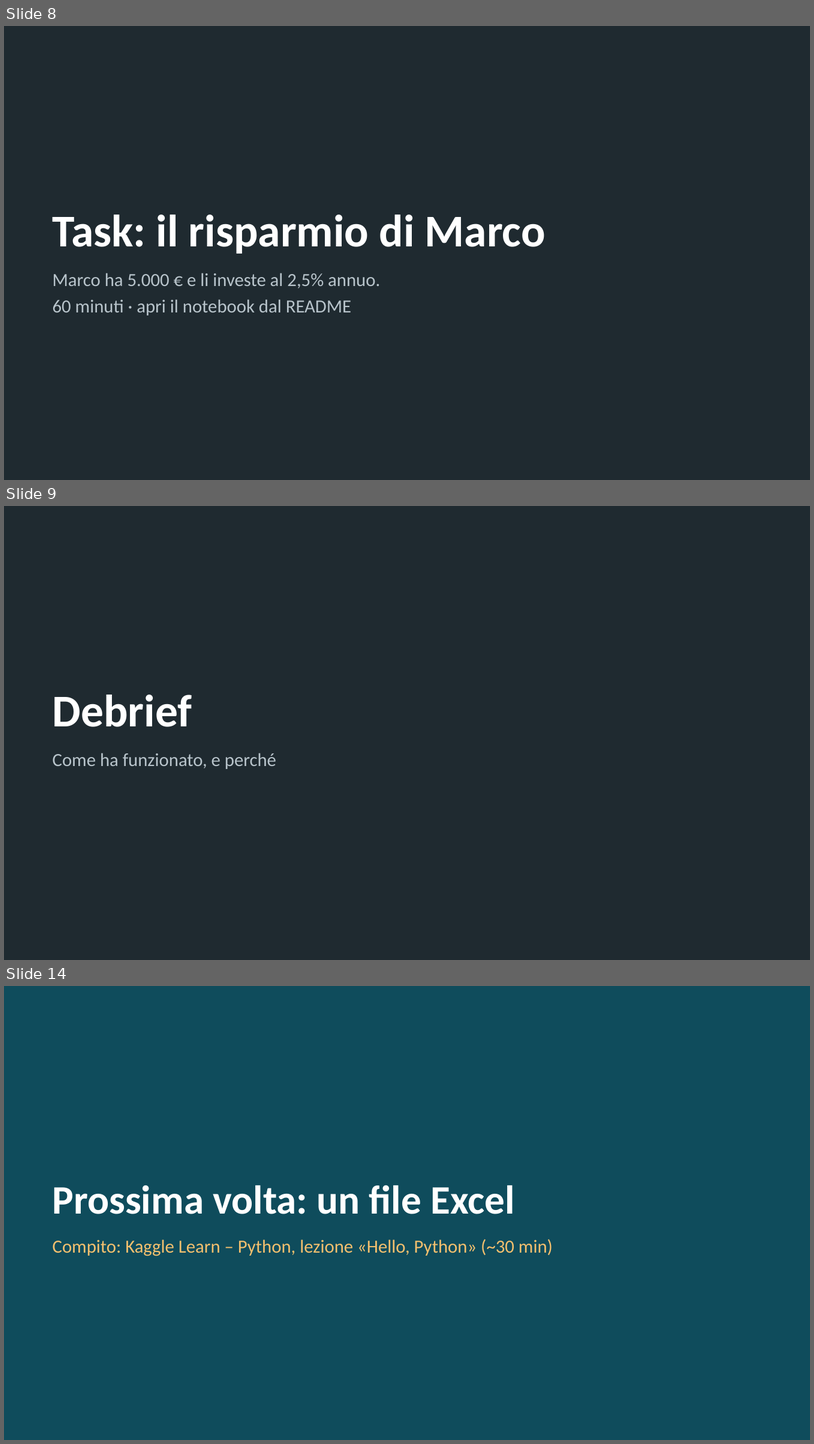
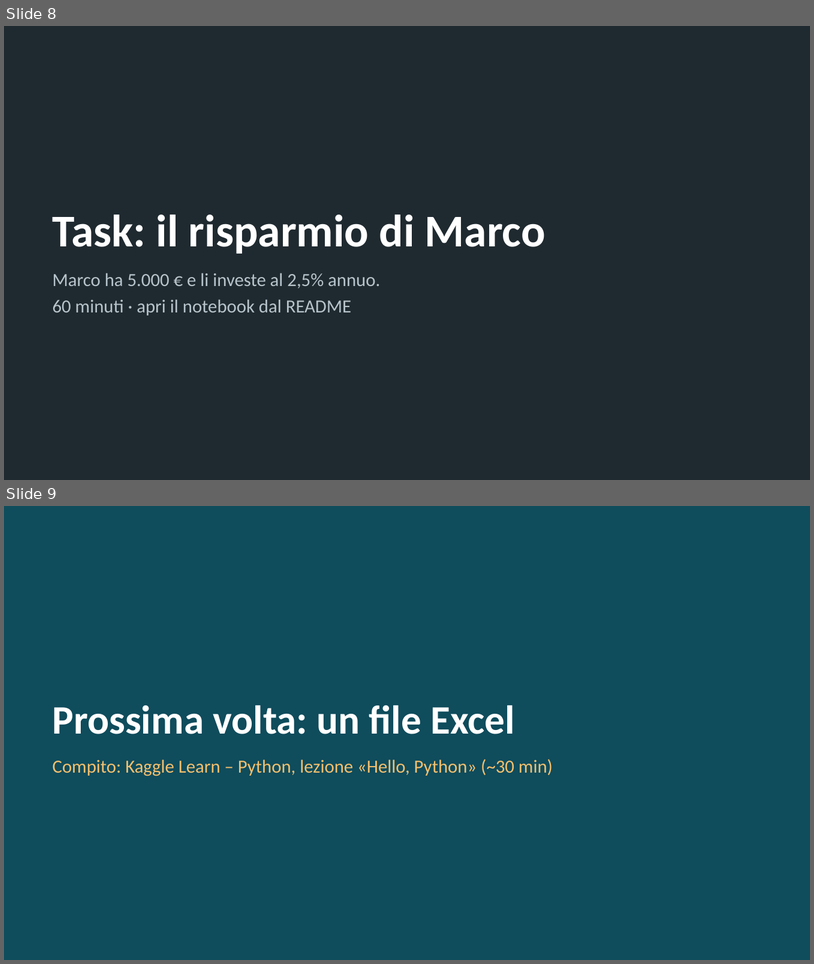
Before and after one commit to andrealorenzon/SIMA2026, a slide deck: lezioni/L01_python_calcolatrice/slide.pptx. Shown one above the other, each under a label of ours: slides 8, 9 and 14 before the commit, slides 8 and 9 after it; the slides between them are not shown. The pictures are 814x1444 and 814x964 pixels, drawn with LibreOffice and Linux fonts; fonts in the diff are those of the drawing. Boxes give left, top, right and bottom in pixels: in the first picture for what was removed or moved away, otherwise in the second. Text is boxed around its words. In the diff, an @@ line names an element or a change of style, - is before the commit and + after.

```diff
--- a/lezioni/L01_python_calcolatrice/slide.pptx
+++ b/lezioni/L01_python_calcolatrice/slide.pptx
@@ slide 9 removed at (4, 506, 810, 960), background #1F2A30 @@
@@ title removed at (53, 694, 192, 727) @@
-Debrief
@@ text removed at (53, 753, 276, 769) @@
-Come ha funzionato, e perché
@@ what was slide 14 is now slide 9 @@
```
Also in this commit, not shown: 4 other slides removed, 6 other files.
